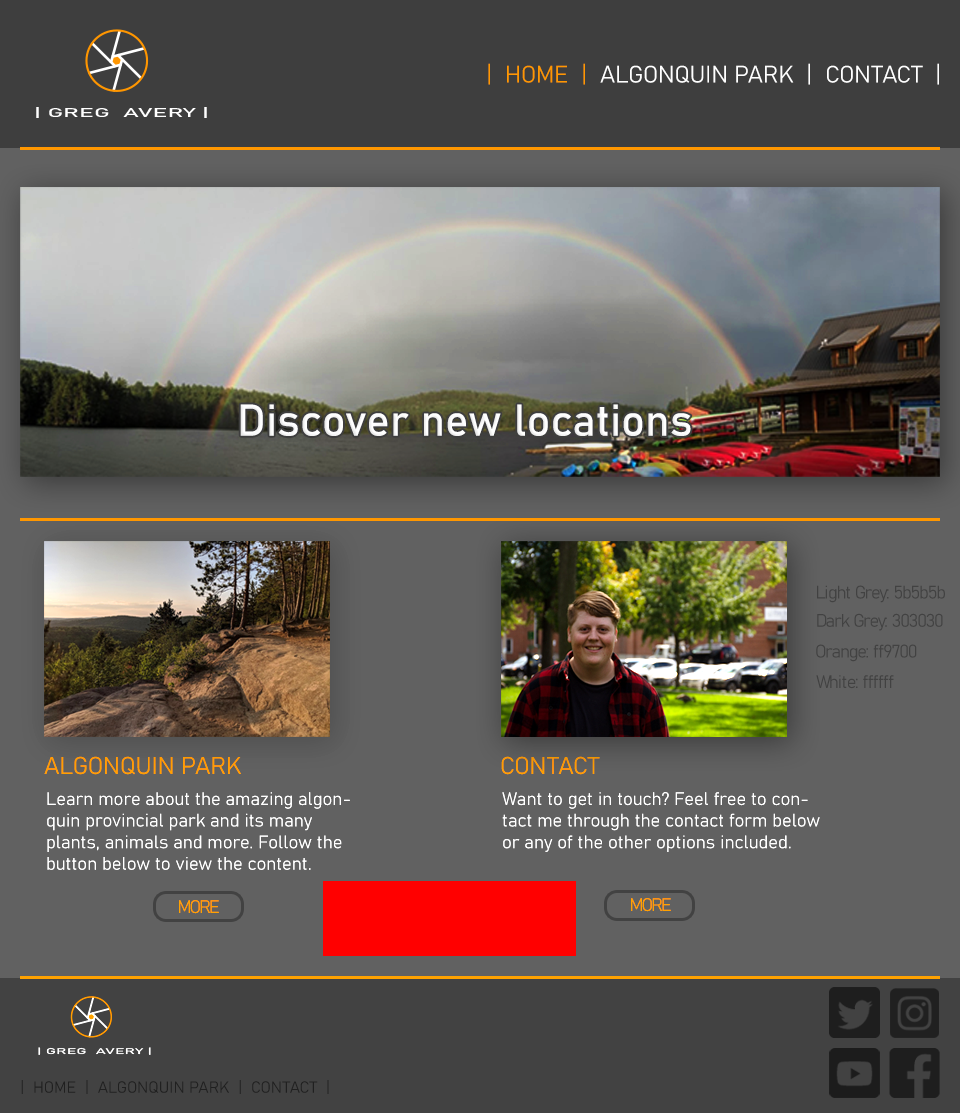
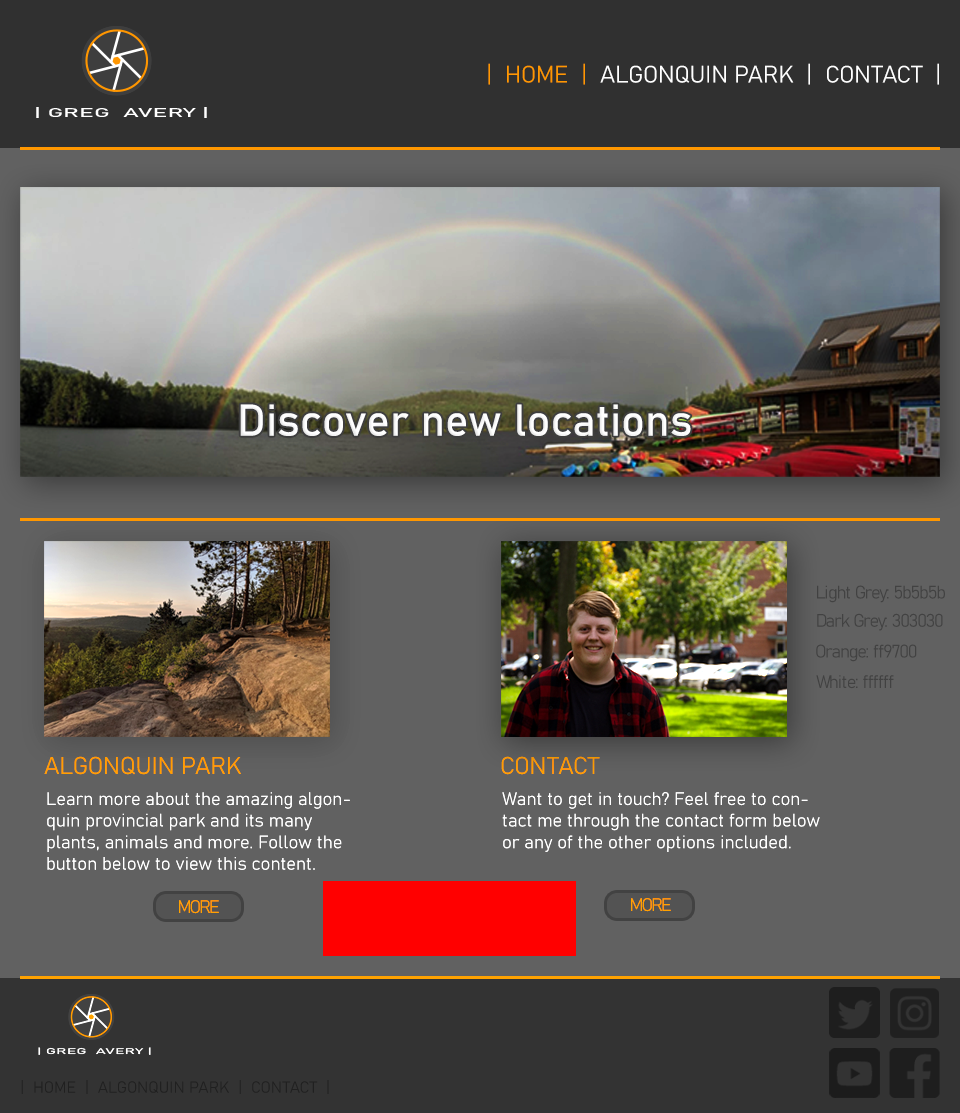
Comparing the layer stacks of the two 960×1113 images. Changes:
painted on "background" (1st of 2, in "header") over [0, 0, 960, 148]
painted on "Rounded Rectangle 1 copy" over [607, 893, 692, 918]
painted on "Rounded Rectangle 1" over [156, 894, 241, 919]
painted on "Learn more about the amazing algonquin provincial park and its" over [234, 857, 315, 870]
painted on "footer_background" over [0, 978, 960, 1113]
